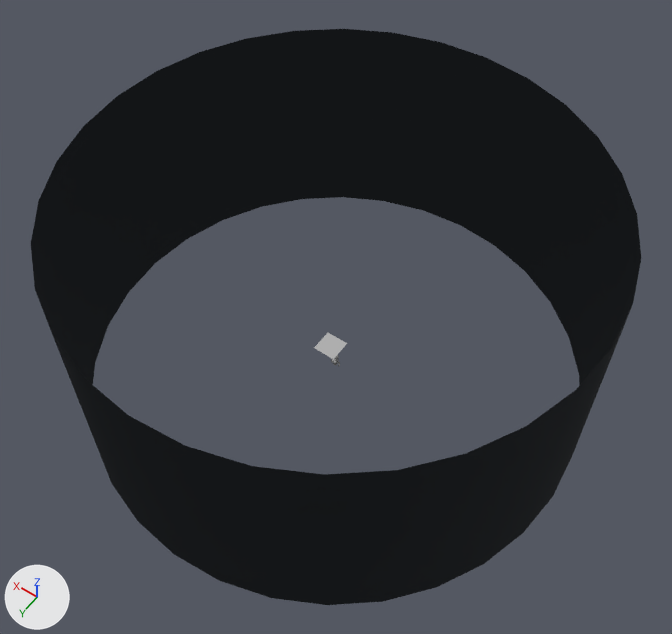
A saved change to the glTF model frontend/project1/public/models/eve.glb.
Both versions are drawn from a 50 mm lens placed at (-67.5, 94.5, 164.9), pointed at (-1.8, 2.6, 20.4). The axes (+X, +Y, +Z) are drawn at lower left. The lights are the same throughout. Where no turn or scale is listed for an object, it has been applied to the vertices.

Script lines for the objects in view, before the commit:
```python
me_cylinder_083 = bpy.data.meshes.new('Cylinder.083')
me_cylinder_083.from_pydata(...)  # 64 vertices, 64 faces; spans x -52.6..52.6, y -52.6..52.6, z 2.7..52.1
me_cylinder_083.materials.append(mat_material_001)  # black #000000
ob_cylinder_083 = bpy.data.objects.new('Cylinder.083', me_cylinder_083)
ob_cylinder_083.location = (0.0, 0.0, -4.5)
```
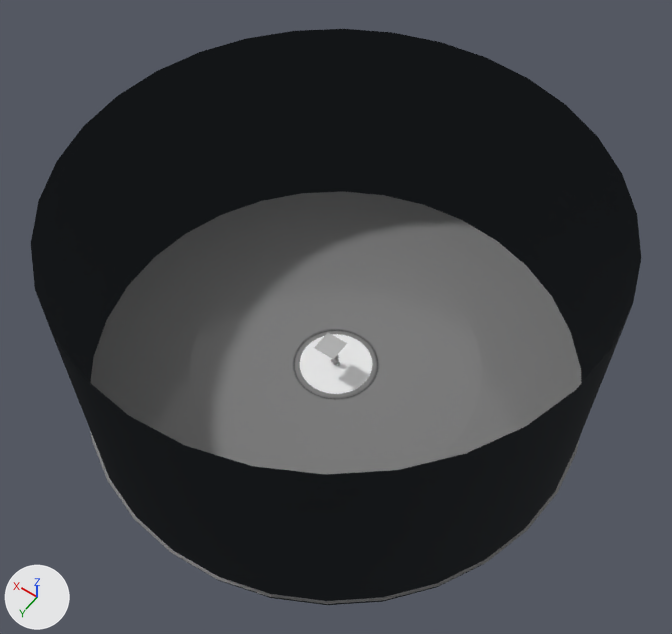
Commit message: Backend update

Changed parts and their boxes [x1, y1, x2, y2] in the pictures (672 x 634 px):
'Cylinder', added
    after: [90, 191, 582, 604]
    faces in mat_material (grey #858585): [90, 191, 582, 604]
    faces in mat_floor_logo (white #ffffff): [300, 334, 372, 394]
    faces in mat_glow (black #000000): [294, 330, 378, 400]

What changed in the scene script:
```text
Add mat_floor_logo:
    mat_floor_logo = principled_material('floor logo')
    mat_floor_logo.base_color = (1.0, 1.0, 1.0)  # white #ffffff
    mat_floor_logo.metallic = 0.0508
    mat_floor_logo.roughness = 0.148
Add mat_glow:
    mat_glow = principled_material('glow')
    mat_glow.base_color = (0.0, 0.0, 0.0)  # black #000000
    mat_glow.emission_strength = 0.0555
Add mat_material:
    mat_material = principled_material('Material')
    mat_material.base_color = (0.235, 0.235, 0.235)  # grey #858585
    mat_material.roughness = 0.104
Add me_cylinder:
    me_cylinder.from_pydata(...)  # 3232 vertices, 6302 faces; spans x -53.1..53.1, y -53.1..53.1, z -0.2..1.0
    # faces by material slot: [5584, 688, 30]
    me_cylinder.materials.append(mat_material)  # grey #858585
    me_cylinder.materials.append(mat_glow)  # black #000000
    me_cylinder.materials.append(mat_floor_logo)  # white #ffffff
Add ob_cylinder:
    ob_cylinder = bpy.data.objects.new('Cylinder', me_cylinder)
    ob_cylinder.location = (0.0, 0.0, 0.2)
```
